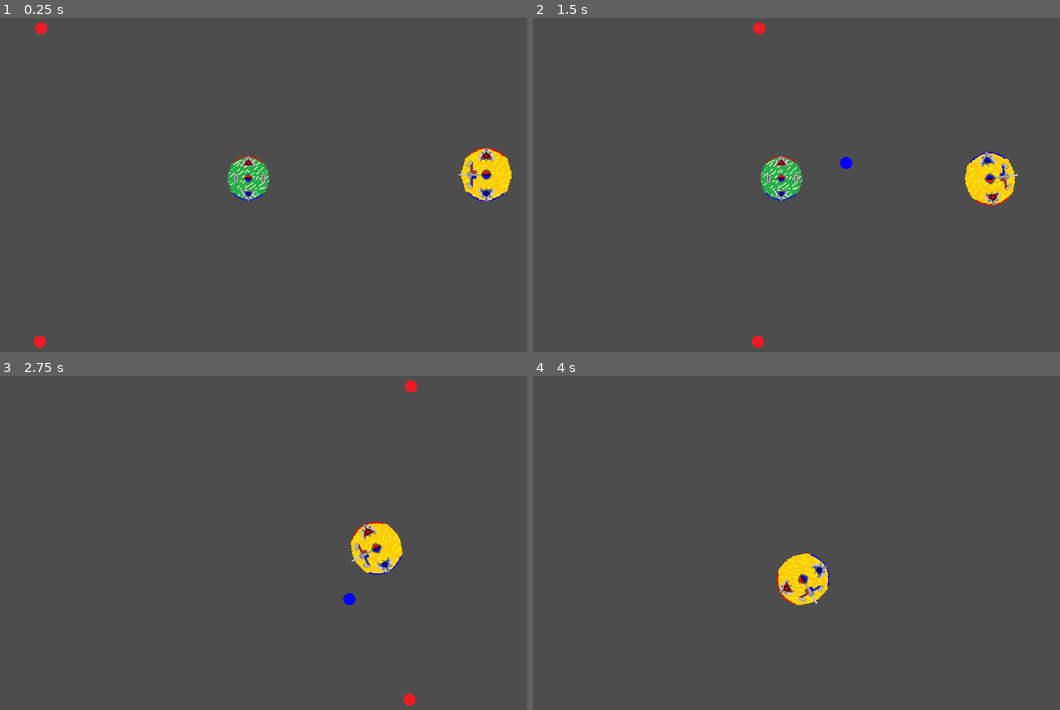
Above: before the commit, frames 1-4 (two rows, left to right).
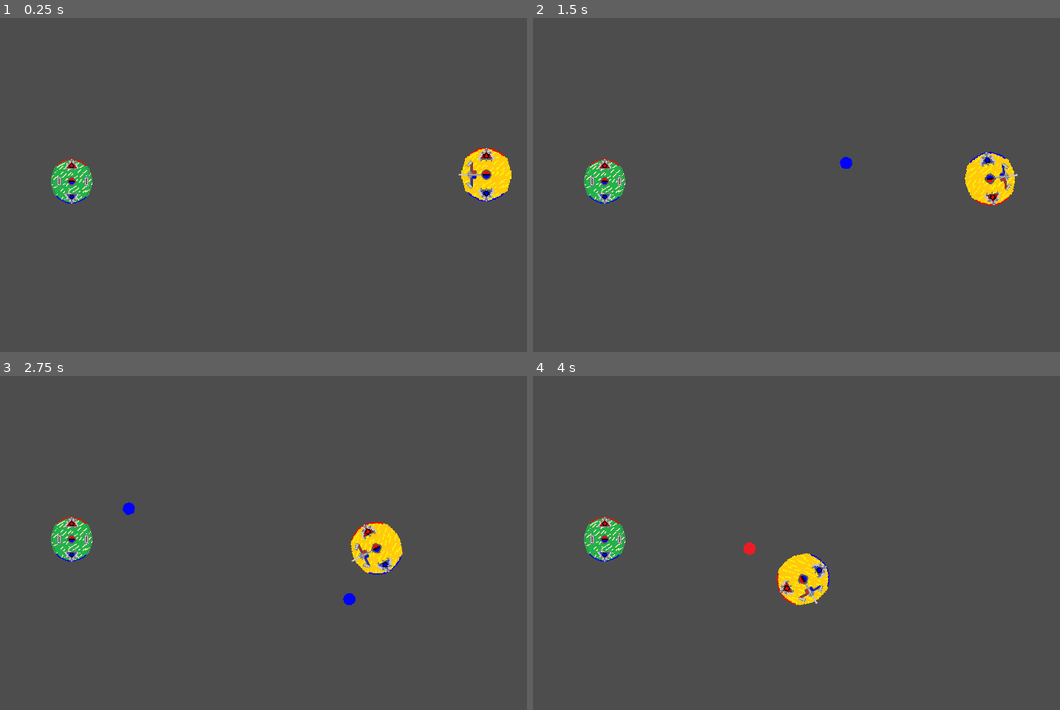
Above: after the commit, the same moments.

Repository: Austincain1006/MelonJam2024
Game: Godot game, scene res://main.tscn
The game is run twice, just before and just after one commit, with the same random seed, the same clock (stepped at 60 frames per second) and the same inputs.
Inputs (mouse positions are in pixels of both pictures, inside the frame that each line leads up to):
- Up to frame 1 (0.25 s): no input
- Up to frame 2 (1.5 s): move the mouse to (912, 168) at 0.52 s; hold D (RotateRight) 0.53-1.28 s; hold Right mouse button (FireNegative) 0.53-1.28 s; move the mouse to (685, 205) at 1.27 s; hold S (MoveBackward) from 1.28 s (still down); click (685, 205) at 1.35 s
- Up to frame 3 (2.75 s): move the mouse to (316, 466) at 2.02 s; release S (MoveBackward) at 2.03 s; hold D (RotateRight) from 2.03 s (still down); hold Right mouse button (FireNegative) from 2.03 s (still down)
- Up to frame 4 (4 s): move the mouse to (764, 616) at 2.77 s; release D (RotateRight) at 2.78 s; release Right mouse button (FireNegative) at 2.78 s; hold W (MoveForward) 2.78-3.53 s; click (764, 616) at 2.85 s; move the mouse to (954, 599) at 3.52 s; hold A (RotateLeft) from 3.53 s (still down); hold Right mouse button (FireNegative) from 3.53 s (still down)

The runs differ from the first frame. In frame 1, 1.7% of the frame differs, in the area x 6-52%, y 1-99%; in frame 2, 1.7%; in frame 3, 1.0%; in frame 4, 0.9%.

Commit message:
Added Navmesh

Diff:
--- a/enemy.gd
+++ b/enemy.gd
@@ -6,11 +6,16 @@
 var fieldMagnitude = 0.2
 var magneticRadius = 50
 @onready var playerReference
+@onready var navMesh = []
 var ionScene : PackedScene
+var speed = 100
+var destination
 
 func _ready():
 	playerReference = get_tree().get_first_node_in_group("Player")
+	navMesh = get_tree().get_root().get_node("Main").getNavMeshArray()
 	ionScene = load("res://ion.tscn")
+	destination = position
 
 func _physics_process(delta):
 	pass
@@ -37,3 +42,16 @@
 
 func _on_cannon_timer_timeout():
 	shootCannon()
+
+
+# Returns Random NavPoint from Main as Area2D Node
+func getRandomNavPoint():
+	# 7 rows, 9 cols
+	var row = randi_range(0, 6)
+	var col = randi_range(0, 8)
+	return navMesh[col][row]
+
+
+# Make Enemy Move to Random Point in NavMesh
+func _on_move_timer_timeout():
+	destination = getRandomNavPoint()
--- a/enemy.tscn
+++ b/enemy.tscn
@@ -37,4 +37,9 @@
 wait_time = 3.0
 autostart = true
 
+[node name="MoveTimer" type="Timer" parent="."]
+wait_time = 8.0
+autostart = true
+
 [connection signal="timeout" from="CannonTimer" to="." method="_on_cannon_timer_timeout"]
+[connection signal="timeout" from="MoveTimer" to="." method="_on_move_timer_timeout"]
--- /dev/null
+++ b/main.gd
@@ -0,0 +1,29 @@
+# main.gd   by Austin Cain @ 12/29/2024
+extends Node
+
+
+
+func getNavMeshArray():
+	var numRows = 7
+	var numCols = 9
+	var navMesh = []
+
+	for c in numCols:
+		navMesh.append( [] )
+
+	navMesh[0] = $NavMesh/Col1.get_children()
+	navMesh[1] = $NavMesh/Col2.get_children()
+	navMesh[2] = $NavMesh/Col3.get_children()
+	navMesh[3] = $NavMesh/Col4.get_children()
+	navMesh[4] = $NavMesh/Col5.get_children()
+	navMesh[5] = $NavMesh/Col6.get_children()
+	navMesh[6] = $NavMesh/Col7.get_children()
+	navMesh[7] = $NavMesh/Col8.get_children()
+	navMesh[8] = $NavMesh/Col9.get_children()
+
+	#for c in numCols:
+		#print("----> ", c)
+		#for r in numRows:
+			#print(navMesh[c][r])
+
+	return navMesh
--- a/main.tscn
+++ b/main.tscn
@@ -1,19 +1,235 @@
 [gd_scene load_steps=4 format=3 uid="uid://cn7ird88eupwv"]
 
 [ext_resource type="PackedScene" uid="uid://cthywtjlqfrab" path="res://Player.tscn" id="1_2lql5"]
-[ext_resource type="PackedScene" uid="uid://bg1a2u5l6x3s5" path="res://ion.tscn" id="2_jvr20"]
+[ext_resource type="Script" path="res://main.gd" id="1_trih3"]
 [ext_resource type="PackedScene" uid="uid://cn3iy67pv1sl8" path="res://enemy.tscn" id="4_y53f3"]
 
 [node name="Main" type="Node"]
+script = ExtResource("1_trih3")
 
 [node name="Player" parent="." instance=ExtResource("1_2lql5")]
 position = Vector2(665, 223)
 
+[node name="Spawnpoint" type="Marker2D" parent="."]
+position = Vector2(350, 240)
+
+[node name="NavMesh" type="Node" parent="."]
+
+[node name="Col1" type="Node2D" parent="NavMesh"]
+position = Vector2(-16, 8)
+
+[node name="NavPoint" type="Marker2D" parent="NavMesh/Col1"]
+position = Vector2(50, 42)
+
+[node name="NavPoint2" type="Marker2D" parent="NavMesh/Col1"]
+position = Vector2(50, 106)
+
+[node name="NavPoint3" type="Marker2D" parent="NavMesh/Col1"]
+position = Vector2(50, 170)
+
+[node name="NavPoint4" type="Marker2D" parent="NavMesh/Col1"]
+position = Vector2(50, 234)
+
+[node name="NavPoint5" type="Marker2D" parent="NavMesh/Col1"]
+position = Vector2(50, 298)
+
+[node name="NavPoint6" type="Marker2D" parent="NavMesh/Col1"]
+position = Vector2(50, 362)
+
+[node name="NavPoint7" type="Marker2D" parent="NavMesh/Col1"]
+position = Vector2(50, 426)
+
+[node name="Col2" type="Node2D" parent="NavMesh"]
+position = Vector2(64, 8)
+
+[node name="NavPoint" type="Marker2D" parent="NavMesh/Col2"]
+position = Vector2(50, 42)
+
+[node name="NavPoint2" type="Marker2D" parent="NavMesh/Col2"]
+position = Vector2(50, 106)
+
+[node name="NavPoint3" type="Marker2D" parent="NavMesh/Col2"]
+position = Vector2(50, 170)
+
+[node name="NavPoint4" type="Marker2D" parent="NavMesh/Col2"]
+position = Vector2(50, 234)
+
+[node name="NavPoint5" type="Marker2D" parent="NavMesh/Col2"]
+position = Vector2(50, 298)
+
+[node name="NavPoint6" type="Marker2D" parent="NavMesh/Col2"]
+position = Vector2(50, 362)
+
+[node name="NavPoint7" type="Marker2D" parent="NavMesh/Col2"]
+position = Vector2(50, 426)
+
+[node name="Col3" type="Node2D" parent="NavMesh"]
+position = Vector2(144, 8)
+
+[node name="NavPoint" type="Marker2D" parent="NavMesh/Col3"]
+position = Vector2(50, 42)
+
+[node name="NavPoint2" type="Marker2D" parent="NavMesh/Col3"]
+position = Vector2(50, 106)
+
+[node name="NavPoint3" type="Marker2D" parent="NavMesh/Col3"]
+position = Vector2(50, 170)
+
+[node name="NavPoint4" type="Marker2D" parent="NavMesh/Col3"]
+position = Vector2(50, 234)
+
+[node name="NavPoint5" type="Marker2D" parent="NavMesh/Col3"]
+position = Vector2(50, 298)
+
+[node name="NavPoint6" type="Marker2D" parent="NavMesh/Col3"]
+position = Vector2(50, 362)
+
+[node name="NavPoint7" type="Marker2D" parent="NavMesh/Col3"]
+position = Vector2(50, 426)
+
+[node name="Col4" type="Node2D" parent="NavMesh"]
+position = Vector2(224, 8)
+
+[node name="NavPoint" type="Marker2D" parent="NavMesh/Col4"]
+position = Vector2(50, 42)
+
+[node name="NavPoint2" type="Marker2D" parent="NavMesh/Col4"]
+position = Vector2(50, 106)
+
+[node name="NavPoint3" type="Marker2D" parent="NavMesh/Col4"]
+position = Vector2(50, 170)
+
+[node name="NavPoint4" type="Marker2D" parent="NavMesh/Col4"]
+position = Vector2(50, 234)
+
+[node name="NavPoint5" type="Marker2D" parent="NavMesh/Col4"]
+position = Vector2(50, 298)
+
+[node name="NavPoint6" type="Marker2D" parent="NavMesh/Col4"]
+position = Vector2(50, 362)
+
+[node name="NavPoint7" type="Marker2D" parent="NavMesh/Col4"]
+position = Vector2(50, 426)
+
+[node name="Col5" type="Node2D" parent="NavMesh"]
+position = Vector2(304, 8)
+
+[node name="NavPoint" type="Marker2D" parent="NavMesh/Col5"]
+position = Vector2(50, 42)
+
+[node name="NavPoint2" type="Marker2D" parent="NavMesh/Col5"]
+position = Vector2(50, 106)
+
+[node name="NavPoint3" type="Marker2D" parent="NavMesh/Col5"]
+position = Vector2(50, 170)
+
+[node name="NavPoint4" type="Marker2D" parent="NavMesh/Col5"]
+position = Vector2(50, 234)
+
+[node name="NavPoint5" type="Marker2D" parent="NavMesh/Col5"]
+position = Vector2(50, 298)
+
+[node name="NavPoint6" type="Marker2D" parent="NavMesh/Col5"]
+position = Vector2(50, 362)
+
+[node name="NavPoint7" type="Marker2D" parent="NavMesh/Col5"]
+position = Vector2(50, 426)
+
+[node name="Col6" type="Node2D" parent="NavMesh"]
+position = Vector2(384, 8)
+
+[node name="NavPoint" type="Marker2D" parent="NavMesh/Col6"]
+position = Vector2(50, 42)
+
+[node name="NavPoint2" type="Marker2D" parent="NavMesh/Col6"]
+position = Vector2(50, 106)
+
+[node name="NavPoint3" type="Marker2D" parent="NavMesh/Col6"]
+position = Vector2(50, 170)
+
+[node name="NavPoint4" type="Marker2D" parent="NavMesh/Col6"]
+position = Vector2(50, 234)
+
+[node name="NavPoint5" type="Marker2D" parent="NavMesh/Col6"]
+position = Vector2(50, 298)
+
+[node name="NavPoint6" type="Marker2D" parent="NavMesh/Col6"]
+position = Vector2(50, 362)
+
+[node name="NavPoint7" type="Marker2D" parent="NavMesh/Col6"]
+position = Vector2(50, 426)
+
+[node name="Col7" type="Node2D" parent="NavMesh"]
+position = Vector2(464, 8)
+
+[node name="NavPoint" type="Marker2D" parent="NavMesh/Col7"]
+position = Vector2(50, 42)
+
+[node name="NavPoint2" type="Marker2D" parent="NavMesh/Col7"]
+position = Vector2(50, 106)
+
+[node name="NavPoint3" type="Marker2D" parent="NavMesh/Col7"]
+position = Vector2(50, 170)
+
+[node name="NavPoint4" type="Marker2D" parent="NavMesh/Col7"]
+position = Vector2(50, 234)
+
+[node name="NavPoint5" type="Marker2D" parent="NavMesh/Col7"]
+position = Vector2(50, 298)
+
+[node name="NavPoint6" type="Marker2D" parent="NavMesh/Col7"]
+position = Vector2(50, 362)
+
+[node name="NavPoint7" type="Marker2D" parent="NavMesh/Col7"]
+position = Vector2(50, 426)
+
+[node name="Col8" type="Node2D" parent="NavMesh"]
+position = Vector2(544, 8)
+
+[node name="NavPoint" type="Marker2D" parent="NavMesh/Col8"]
+position = Vector2(50, 42)
+
+[node name="NavPoint2" type="Marker2D" parent="NavMesh/Col8"]
+position = Vector2(50, 106)
+
+[node name="NavPoint3" type="Marker2D" parent="NavMesh/Col8"]
+position = Vector2(50, 170)
+
+[node name="NavPoint4" type="Marker2D" parent="NavMesh/Col8"]
+position = Vector2(50, 234)
+
+[node name="NavPoint5" type="Marker2D" parent="NavMesh/Col8"]
+position = Vector2(50, 298)
+
+[node name="NavPoint6" type="Marker2D" parent="NavMesh/Col8"]
+position = Vector2(50, 362)
+
+[node name="NavPoint7" type="Marker2D" parent="NavMesh/Col8"]
+position = Vector2(50, 426)
+
+[node name="Col9" type="Node2D" parent="NavMesh"]
+position = Vector2(624, 8)
+
+[node name="NavPoint" type="Marker2D" parent="NavMesh/Col9"]
+position = Vector2(50, 42)
+
+[node name="NavPoint2" type="Marker2D" parent="NavMesh/Col9"]
+position = Vector2(50, 106)
+
+[node name="NavPoint3" type="Marker2D" parent="NavMesh/Col9"]
+position = Vector2(50, 170)
+
+[node name="NavPoint4" type="Marker2D" parent="NavMesh/Col9"]
+position = Vector2(50, 234)
+
+[node name="NavPoint5" type="Marker2D" parent="NavMesh/Col9"]
+position = Vector2(50, 298)
+
+[node name="NavPoint6" type="Marker2D" parent="NavMesh/Col9"]
+position = Vector2(50, 362)
+
+[node name="NavPoint7" type="Marker2D" parent="NavMesh/Col9"]
+position = Vector2(50, 426)
+
 [node name="Enemy" parent="." instance=ExtResource("4_y53f3")]
-position = Vector2(343, 228)
-
-[node name="Ion" parent="." instance=ExtResource("2_jvr20")]
-position = Vector2(11, 449)
-
-[node name="Ion2" parent="." instance=ExtResource("2_jvr20")]
-position = Vector2(13, 25)
+position = Vector2(104, 232)
